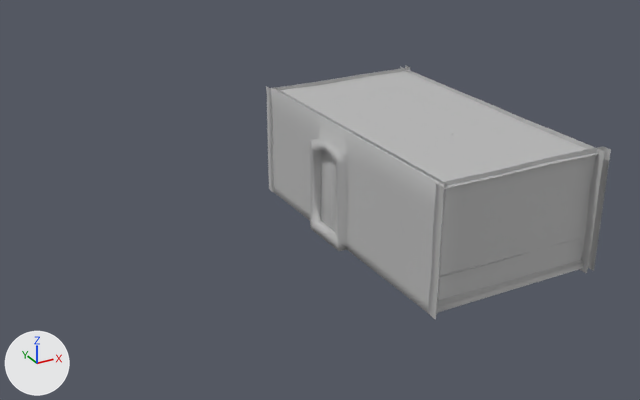
An edit to the FBX model Art Assets/Cave_ENV.fbx, drawn before and after from the same camera.
Before and after are seen from a 50 mm camera at (-1.547, -2.167, 1.225) aimed at (-0.375, -0.034, 0.159). The axes (+X, +Y, +Z) are drawn at lower left. The lights are the same throughout. Where no turn or scale is listed for an object, it has been applied to the vertices.

Objects in the first picture: 'ceiling', 'floor', 'wall_back', 'wall_front', 'wall_left', 'wall_right'.
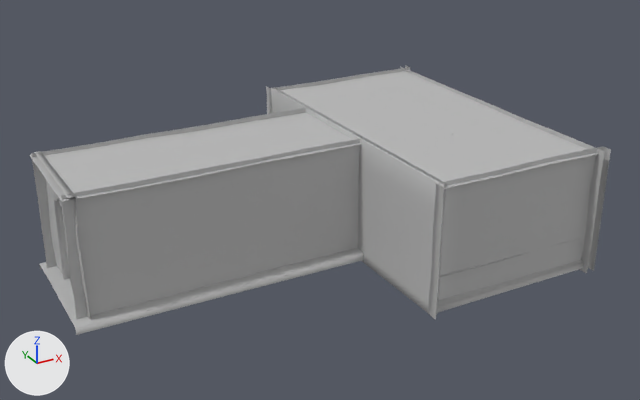
Where the newer file only moved an object's origin or applied its transform, the numbers keep the older frame.

Pixel boxes (x1, y1, x2, y2) of what changed, in the pictures (640 x 400 px):
'corridor_wall_left', added: after (61, 139, 361, 319)
'corridor_ceiling', added: after (29, 112, 361, 201)
'corridor_floor', added: after (39, 248, 364, 335)
'corridor_wall_right', added: after (31, 108, 306, 268)
'corridor_wall_front', added: after (34, 151, 91, 320)
'corridor_door_right', added: after (54, 199, 69, 280)
'corridor_door_left', added: after (59, 201, 74, 295)

Diff of the bpy script that builds the scene:
```diff
--- a/Art Assets/Cave_ENV.fbx.py
+++ b/Art Assets/Cave_ENV.fbx.py
@@ me_mesh_025 @@
+me_mesh_025.from_pydata(...)  # 38 vertices, 28 faces; spans x -1.152..-0.268, y -0.136..0.273, z -0.02..0.005
+me_mesh_025.materials.append(mat_lambert1)  # grey #bcbcbc
@@ me_mesh_029 @@
+me_mesh_029.from_pydata(...)  # 24 vertices, 15 faces; spans x -1.14..-0.268, y -0.112..0.258, z 0.341..0.347
+me_mesh_029.materials.append(mat_lambert1)  # grey #bcbcbc
@@ me_mesh_027 @@
+me_mesh_027.from_pydata([(-1.094, 0.132, 0.25), (-1.096, 0.133, 0.086), (-1.096, 0.132, 0.0), (-1.096, 0.061, 0.275), (-1.101, 0.061, 0.086), (-1.098, 0.061, 0.0), (-1.114, 0.061, 0.275), (-1.114, 0.133, 0.086), (-1.113, 0.132, 0.25), (-1.114, 0.132, 0.0)], [], [(3, 4, 1, 0), (4, 5, 2, 1), (1, 7, 8, 0), (0, 8, 6, 3), (2, 9, 7, 1)])
+me_mesh_027.materials.append(mat_lambert1)  # grey #bcbcbc
@@ me_mesh_028 @@
+me_mesh_028.from_pydata([(-1.107, -0.012, 0.086), (-1.097, -0.012, 0.261), (-1.1, -0.012, 0.0), (-1.096, 0.061, 0.275), (-1.101, 0.061, 0.086), (-1.098, 0.061, 0.0), (-1.126, -0.012, 0.086), (-1.115, -0.012, 0.261), (-1.114, 0.061, 0.275), (-1.118, -0.012, 0.0)], [], [(1, 0, 4, 3), (0, 2, 5, 4), (1, 7, 6, 0), (3, 8, 7, 1), (0, 6, 9, 2)])
+me_mesh_028.materials.append(mat_lambert1)  # grey #bcbcbc
@@ me_mesh_026 @@
+me_mesh_026.from_pydata(...)  # 68 vertices, 51 faces; spans x -1.127..-1.076, y -0.122..0.257, z -0.029..0.355
+me_mesh_026.materials.append(mat_lambert1)  # grey #bcbcbc
@@ me_mesh_023 @@
+me_mesh_023.from_pydata(...)  # 36 vertices, 24 faces; spans x -1.137..-0.277, y 0.227..0.235, z -0.027..0.357
+me_mesh_023.materials.append(mat_lambert1)  # grey #bcbcbc
@@ me_mesh_024 @@
+me_mesh_024.from_pydata(...)  # 36 vertices, 24 faces; spans x -1.137..-0.277, y -0.102..-0.094, z -0.027..0.357
+me_mesh_024.materials.append(mat_lambert1)  # grey #bcbcbc
@@ ob_corridor_floor @@
+ob_corridor_floor = bpy.data.objects.new('corridor_floor', me_mesh_025)
+ob_corridor_floor.location = (0.0, 0.0, 0.0)
@@ ob_corridor_ceiling @@
+ob_corridor_ceiling = bpy.data.objects.new('corridor_ceiling', me_mesh_029)
+ob_corridor_ceiling.location = (0.0, 0.0, 0.0)
@@ ob_corridor_door_right @@
+ob_corridor_door_right = bpy.data.objects.new('corridor_door_right', me_mesh_027)
+ob_corridor_door_right.location = (0.0, 0.0, 0.0)
@@ ob_corridor_door_left @@
+ob_corridor_door_left = bpy.data.objects.new('corridor_door_left', me_mesh_028)
+ob_corridor_door_left.location = (0.0, 0.0, 0.0)
@@ ob_corridor_wall_front @@
+ob_corridor_wall_front = bpy.data.objects.new('corridor_wall_front', me_mesh_026)
+ob_corridor_wall_front.location = (0.0, 0.0, 0.0)
@@ ob_corridor_wall_right @@
+ob_corridor_wall_right = bpy.data.objects.new('corridor_wall_right', me_mesh_023)
+ob_corridor_wall_right.location = (0.0, 0.0, 0.0)
@@ ob_corridor_wall_left @@
+ob_corridor_wall_left = bpy.data.objects.new('corridor_wall_left', me_mesh_024)
+ob_corridor_wall_left.location = (0.0, 0.0, 0.0)
```
